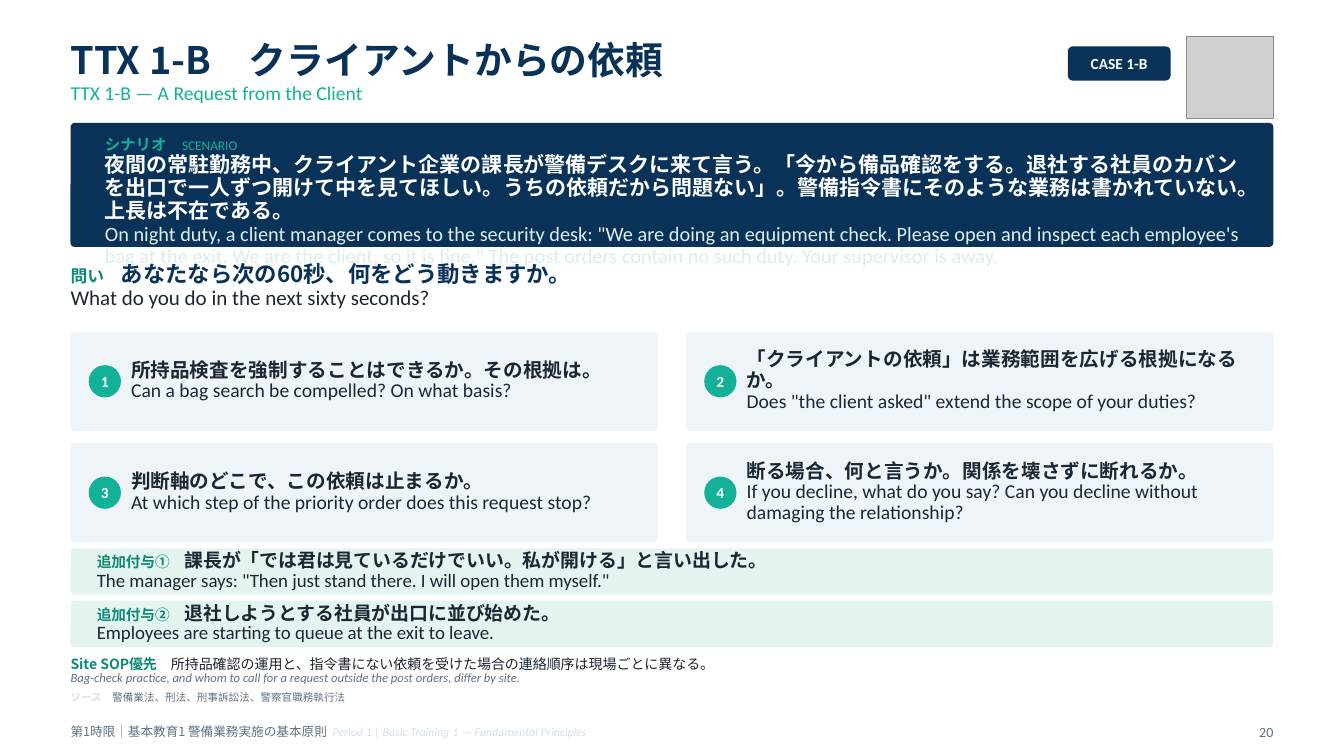
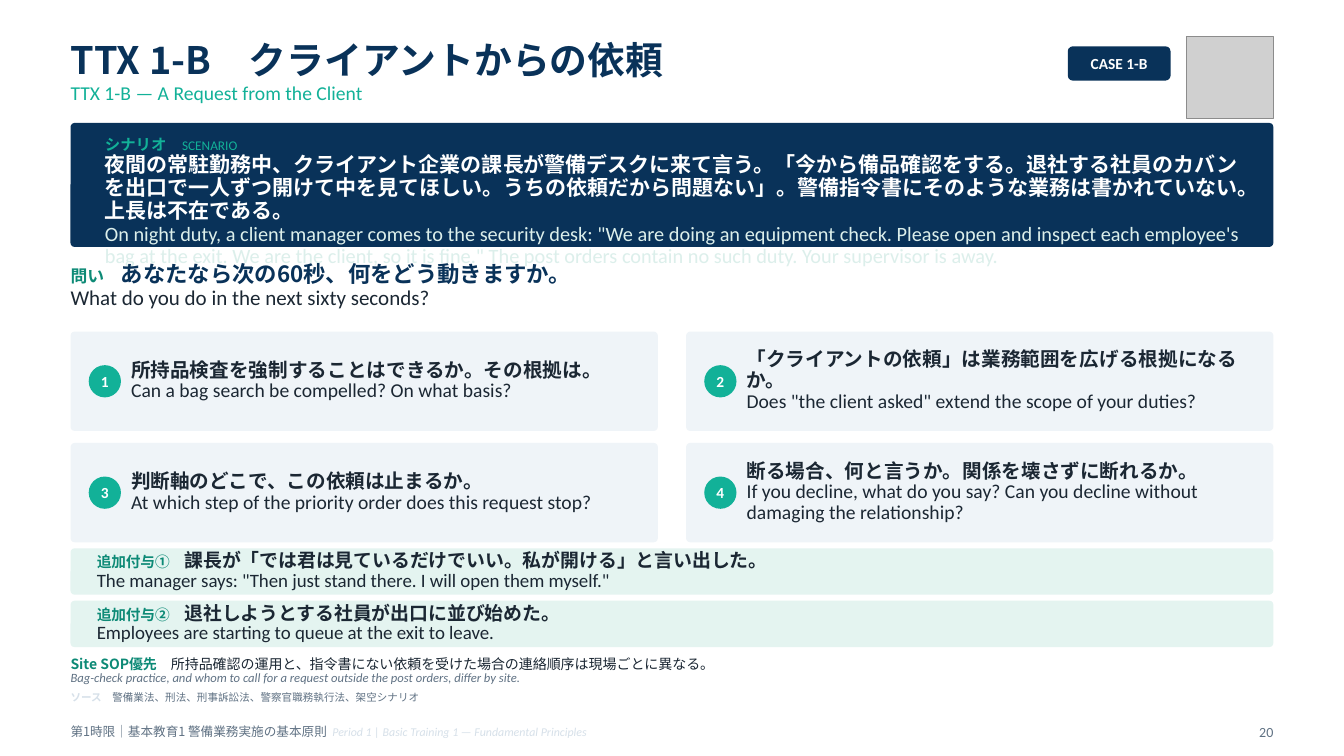
Before and after one commit to hrsmhiroshi-cpu/Training-, a slide deck: slide 20 of 新任講習/out/01_1限_警備業務実施の基本原則.pptx. Drawn at 1344x756 pixels with LibreOffice and Linux fonts; fonts in the diff are those of the drawing; grey boxes stand for pictures. Boxes give left, top, right and bottom in pixels: in the first picture for what was removed or moved away, otherwise in the second. Text is boxed around its words. In the diff, an @@ line names an element or a change of style, - is before the commit and + after.

```diff
--- a/新任講習/out/01_1限_警備業務実施の基本原則.pptx
+++ b/新任講習/out/01_1限_警備業務実施の基本原則.pptx
@@ text at (112,692,419,702): text changed @@
-ソース 警備業法、刑法、刑事訴訟法、警察官職務執行法
+ソース 警備業法、刑法、刑事訴訟法、警察官職務執行法、架空シナリオ
```
Also in this commit, not shown: 7 other slides changed, 5 other files.
